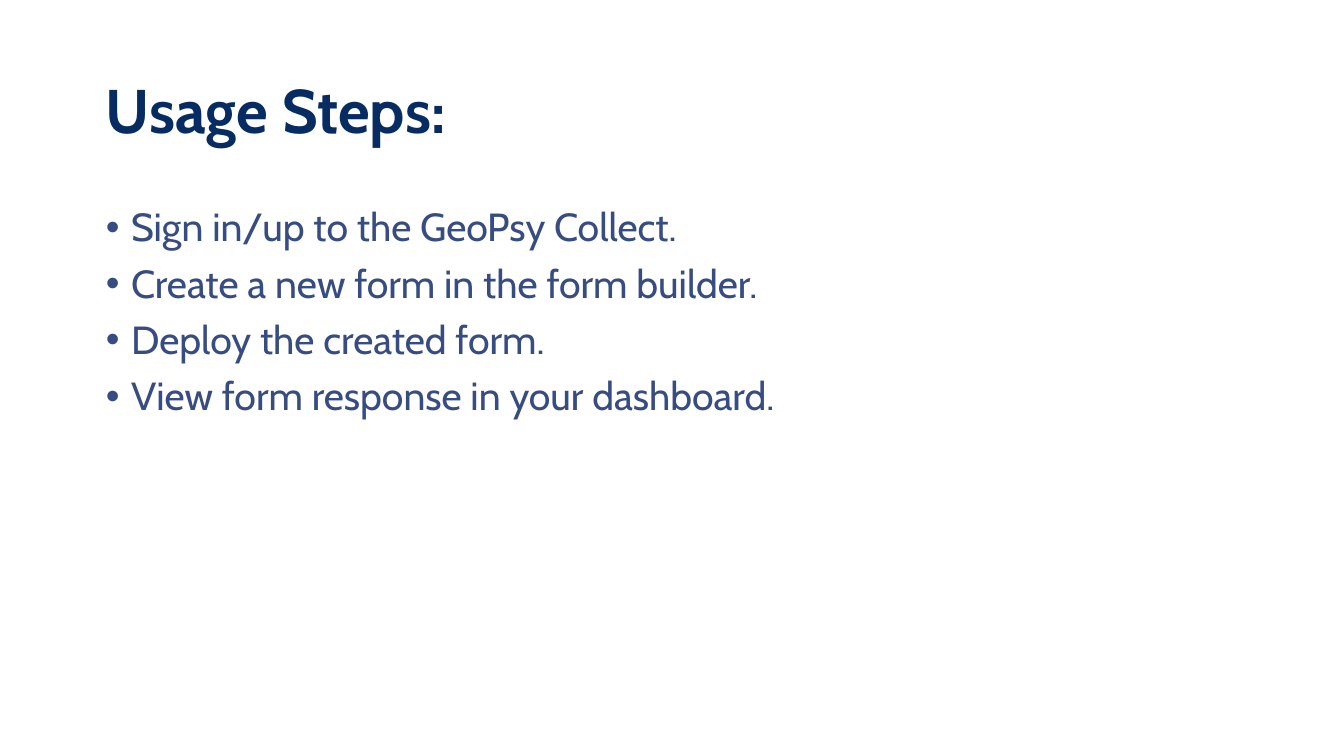
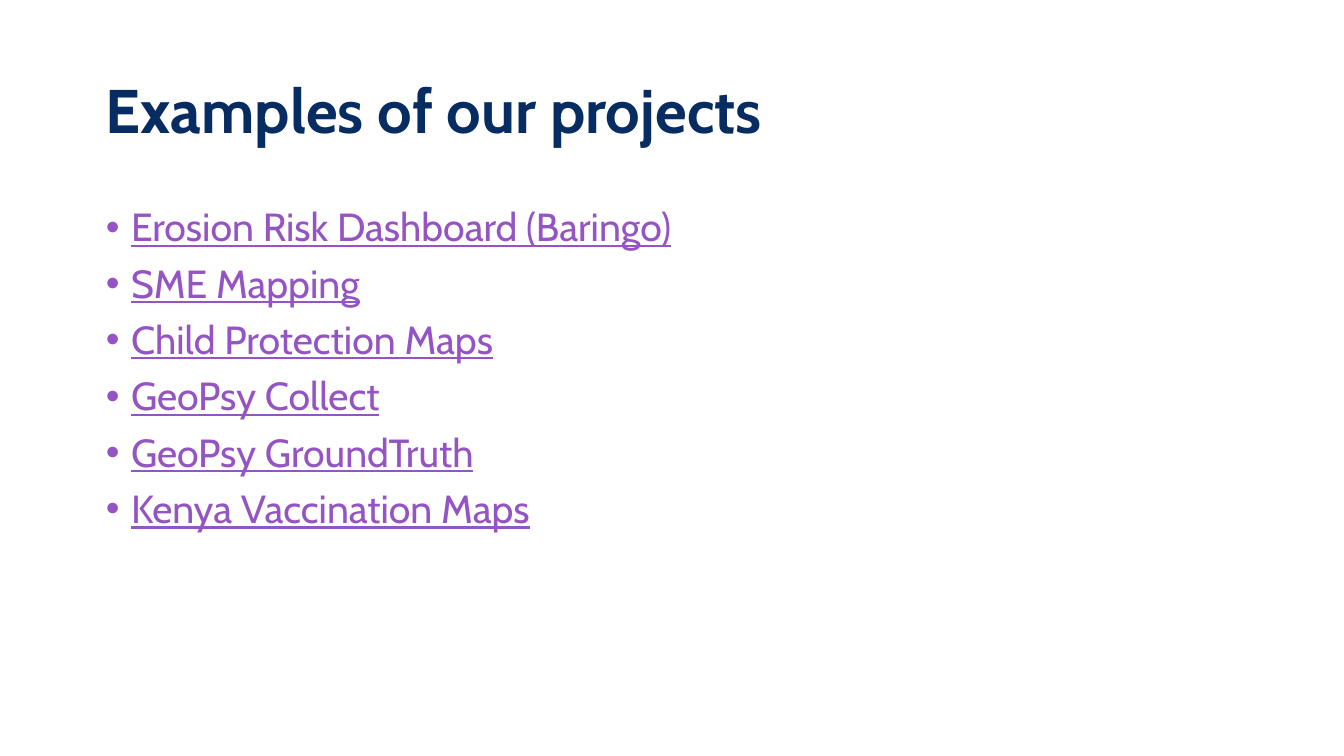
Before and after one commit to kitavidavis/collect-v2, a slide deck: slide 5 of src/assets/Geopsy template.pptx. Drawn at 1344x756 pixels with LibreOffice and Linux fonts; fonts in the diff are those of the drawing; background and template pictures are left out. Boxes give left, top, right and bottom in pixels: in the first picture for what was removed or moved away, otherwise in the second. Text is boxed around its words. In the diff, an @@ line names an element or a change of style, - is before the commit and + after.

```diff
--- a/src/assets/Geopsy template.pptx
+++ b/src/assets/Geopsy template.pptx
@@ title at bbox=[106, 86, 762, 147]: text changed @@
-Usage Steps:
+Examples of our projects
@@ text at bbox=[131, 211, 671, 533]: text changed; text colour #384C81 to #9454C3 @@
-• Sign in/up to the GeoPsy Collect.
-• Create a new form in the form builder.
-• Deploy the created form.
-• View form response in your dashboard.
+• Erosion Risk Dashboard (Baringo)
+• SME Mapping
+• Child Protection Maps
+• GeoPsy Collect
+• GeoPsy GroundTruth
+• Kenya Vaccination Maps
```
Also in this commit, not shown: 1 other slide changed, 3 slides added, 7 slides removed, 2 other files.
